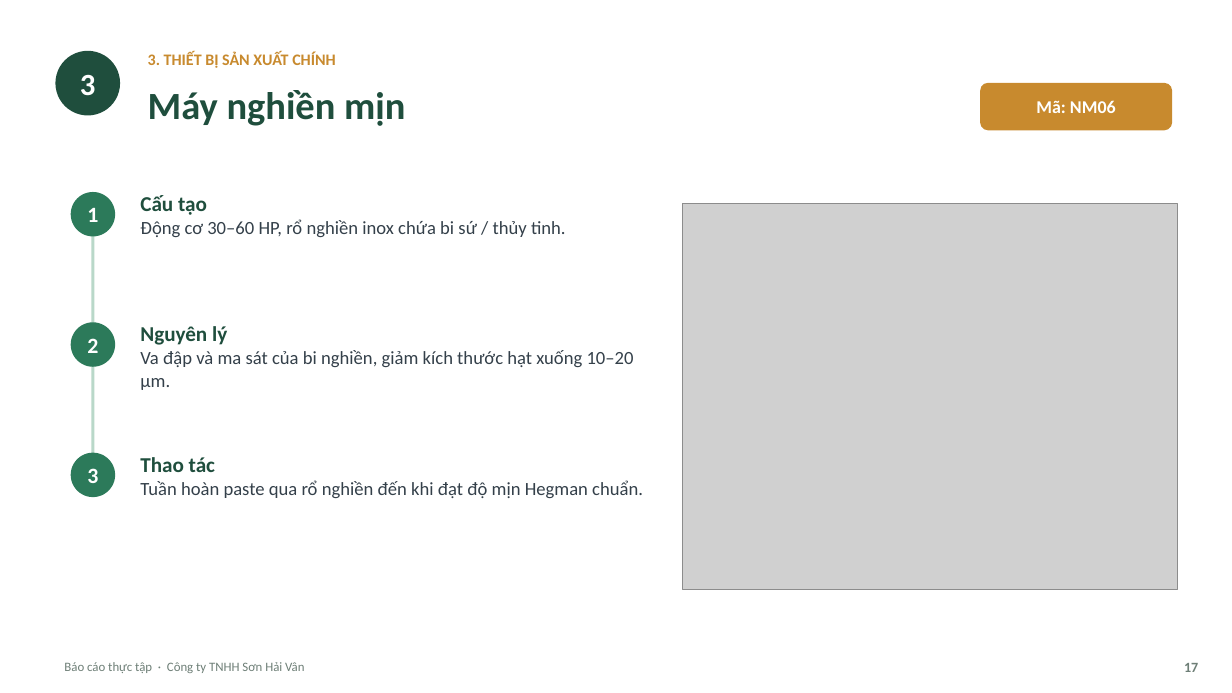
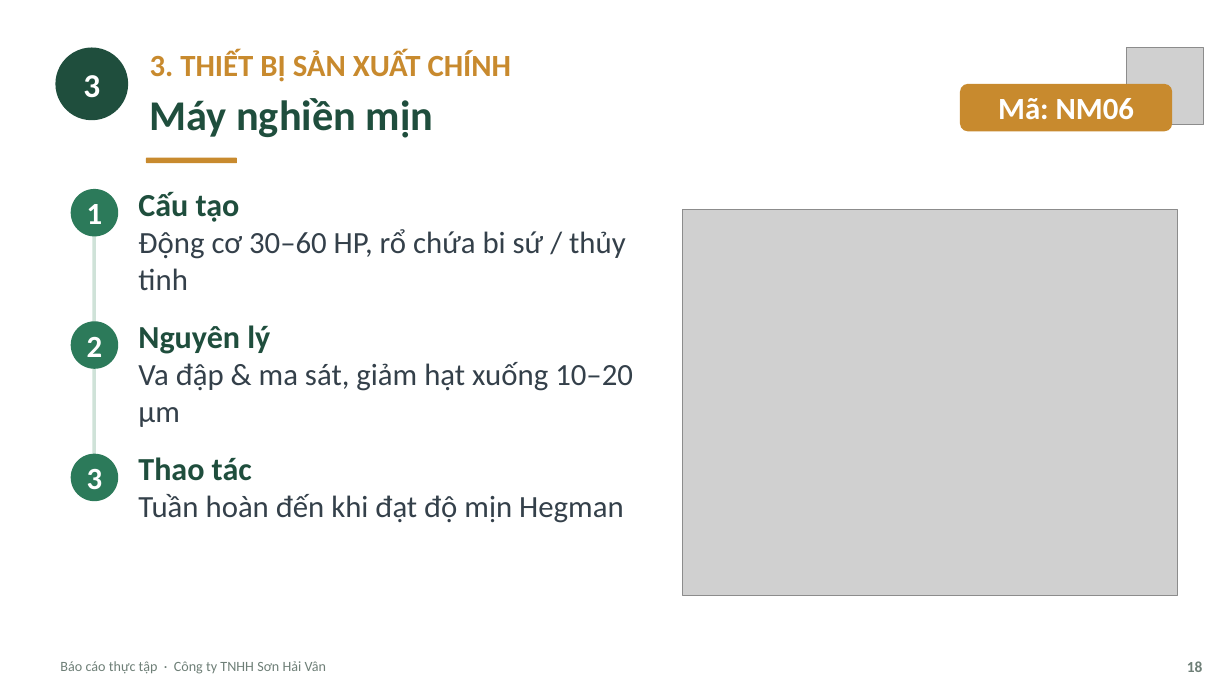
Before and after one commit to tranconcoder/pubic-resources, a slide deck: slide 18 of SuHeo/Báo cáo thực tập - Sơn Hải Vân.pptx (slide 17 before the commit). Drawn at 1232x693 pixels with LibreOffice and Linux fonts; fonts in the diff are those of the drawing; grey boxes stand for pictures. Boxes give left, top, right and bottom in pixels: in the first picture for what was removed or moved away, otherwise in the second. Text is boxed around its words. In the diff, an @@ line names an element or a change of style, - is before the commit and + after.

```diff
--- a/SuHeo/Báo cáo thực tập - Sơn Hải Vân.pptx
+++ b/SuHeo/Báo cáo thực tập - Sơn Hải Vân.pptx
@@ ellipse "3": place and size @@
-ellipse "3" at (55,51,120,116)
+ellipse "3" at (55,47,128,120)
@@ ellipse "3" at (55,47,128,120): size 24 to 26 pt @@
@@ text "3. THIẾT BỊ SẢN XUẤT ..." at (150,50,512,82): size 12.5 to 24 pt @@
@@ picture added at (1127,47,1203,124) @@
@@ text "Máy nghiền mịn": place and size @@
-text "Máy nghiền mịn" at (148,90,405,126)
+text "Máy nghiền mịn" at (150,98,433,138)
@@ text "Máy nghiền mịn" at (150,98,433,138): size 30 to 33 pt @@
@@ rounded rectangle "Mã: NM06": place and size @@
-rounded rectangle "Mã: NM06" at (981,83,1173,130)
+rounded rectangle "Mã: NM06" at (960,84,1173,131)
@@ rounded rectangle "Mã: NM06" at (960,84,1173,131): size 14 to 24 pt @@
@@ rounded rectangle added at (146,158,237,164), fill #C88A2E @@
@@ rectangle: place and size @@
-rectangle at (91,207,94,459)
+rectangle at (92,205,96,464)
@@ rectangle at (92,205,96,464): fill #B9D8C9 to #CFE2D8 @@
@@ text at (138,192,240,222): size 16.5 to 25 pt in "Cấu tạo" @@
@@ picture: place and size @@
-picture at (682,203,1177,590)
+picture at (682,209,1177,595)
@@ text at (138,229,626,291): text changed; size 14.5 to 24 pt @@
-Động cơ 30–60 HP, rổ nghiền inox chứa bi sứ / thủy tinh.
+Động cơ 30–60 HP, rổ chứa bi sứ / thủy tinh
@@ text at (138,325,270,354): size 16.5 to 25 pt in "Nguyên lý" @@
@@ text at (138,362,633,427): text changed; size 14.5 to 24 pt @@
-Va đập và ma sát của bi nghiền, giảm kích thước hạt xuống 10–20 µm.
+Va đập & ma sát, giảm hạt xuống 10–20 µm
@@ size 17 to 24 pt in 3 elements at (71,322,118,369), (71,189,118,237), (71,454,118,501) @@
@@ ellipse "3": place and size @@
-ellipse "3" at (71,453,116,497)
+ellipse "3" at (71,454,118,501)
@@ text at (138,457,252,481): size 16.5 to 25 pt in "Thao tác" @@
@@ text at (138,494,623,523): text changed; size 14.5 to 24 pt @@
-Tuần hoàn paste qua rổ nghiền đến khi đạt độ mịn Hegman chuẩn.
+Tuần hoàn đến khi đạt độ mịn Hegman
@@ text "Báo cáo thực tập · ..." at (60,661,326,674): size 10 to 11 pt @@
@@ text removed at (1184,663,1198,672) @@
-17
@@ text added at (1187,661,1203,672), 12 pt, text #6E7F77, bold @@
+18
```
Also in this commit, not shown: 21 other slides changed, 13 slides added, 10 slides removed, 1 other file.
